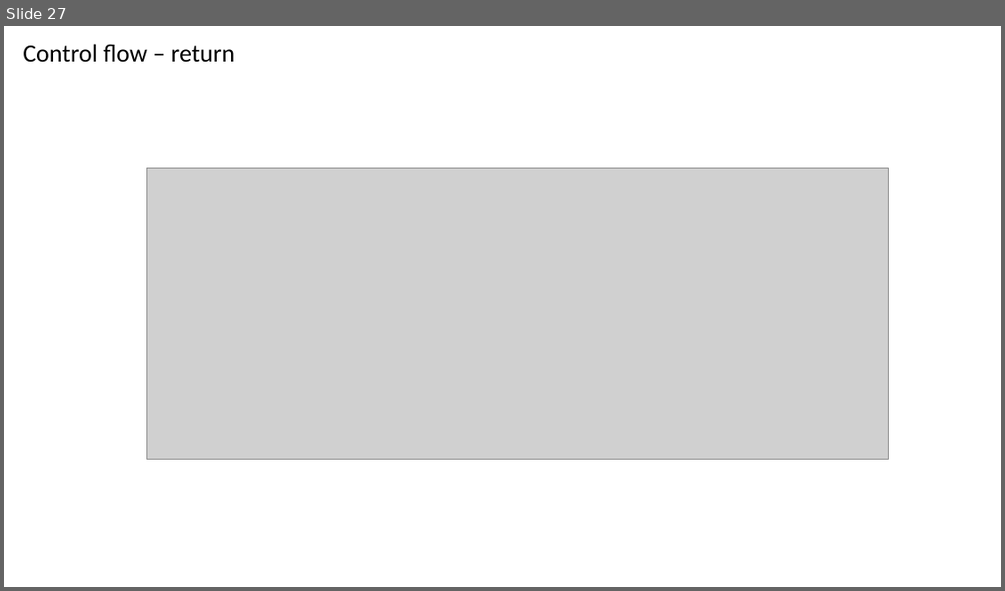
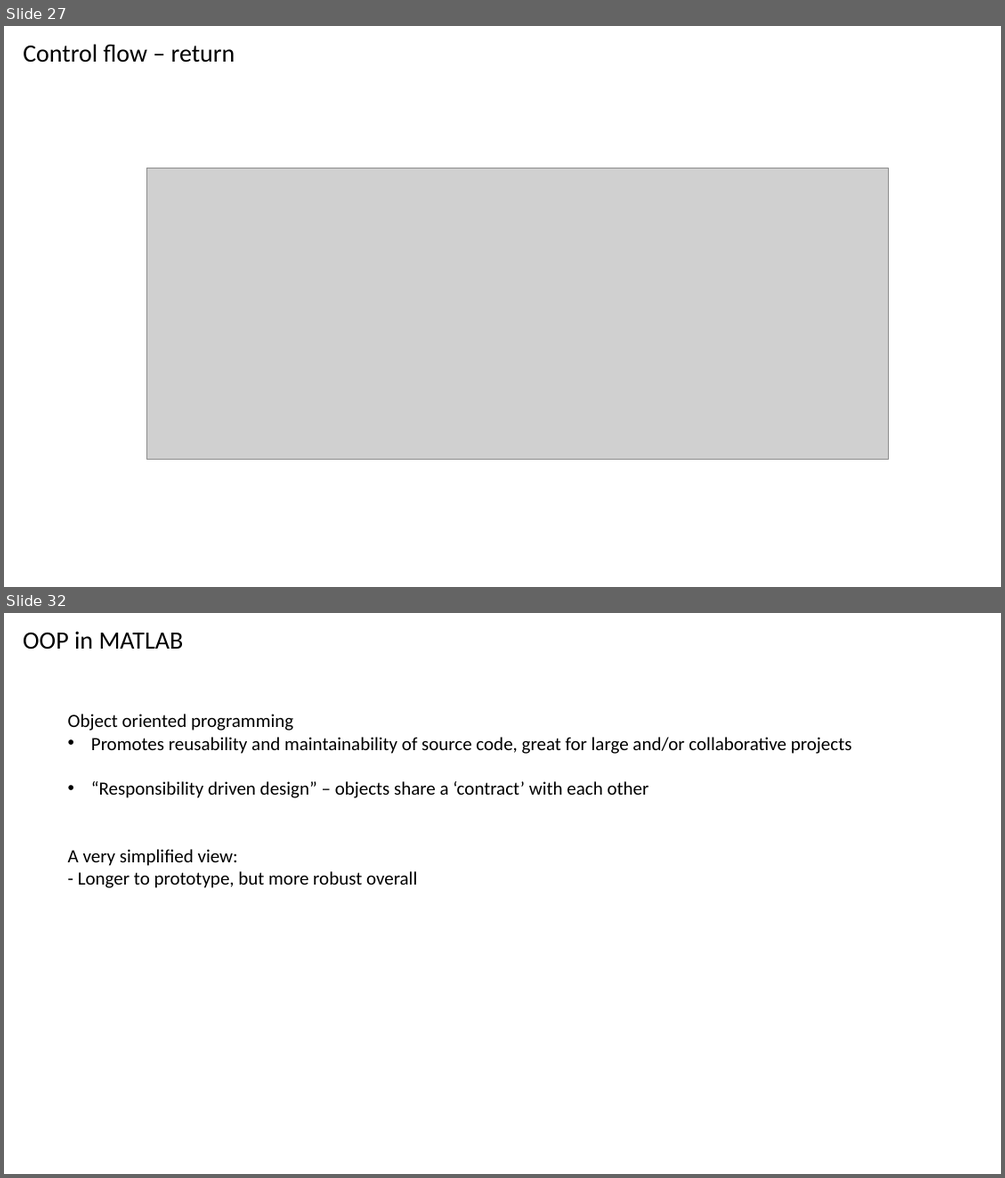
Before and after one commit to np-crick/matlab-intro, a slide deck: Presentation/MATLAB Programming.pptm. Shown one above the other, each under a label of ours: slide 27 before the commit, slides 27 and 32 after it; the slides between them are not shown. The pictures are 1005x591 and 1005x1178 pixels, drawn with LibreOffice and Linux fonts; fonts in the diff are those of the drawing; grey boxes stand for pictures. Boxes give left, top, right and bottom in pixels: in the first picture for what was removed or moved away, otherwise in the second. Text is boxed around its words. In the diff, an @@ line names an element or a change of style, - is before the commit and + after.

```diff
--- a/Presentation/MATLAB Programming.pptm
+++ b/Presentation/MATLAB Programming.pptm
@@ slide 32 added at (4,613,1001,1174), background #FFFFFF @@
@@ text added at (23,631,184,649), 24 pt, text #000000 @@
+OOP in MATLAB
@@ text added at (68,714,852,888), 18 pt, text #000000 @@
+Object oriented programming
+• Promotes reusability and maintainability of source code, great for large and/or collaborative projects
+• “Responsibility driven design” – objects share a ‘contract’ with each other
+A very simplified view:
+- Longer to prototype, but more robust overall
```
Also in this commit, not shown: 1 slide changed, 14 other slides added, 9 other files.
